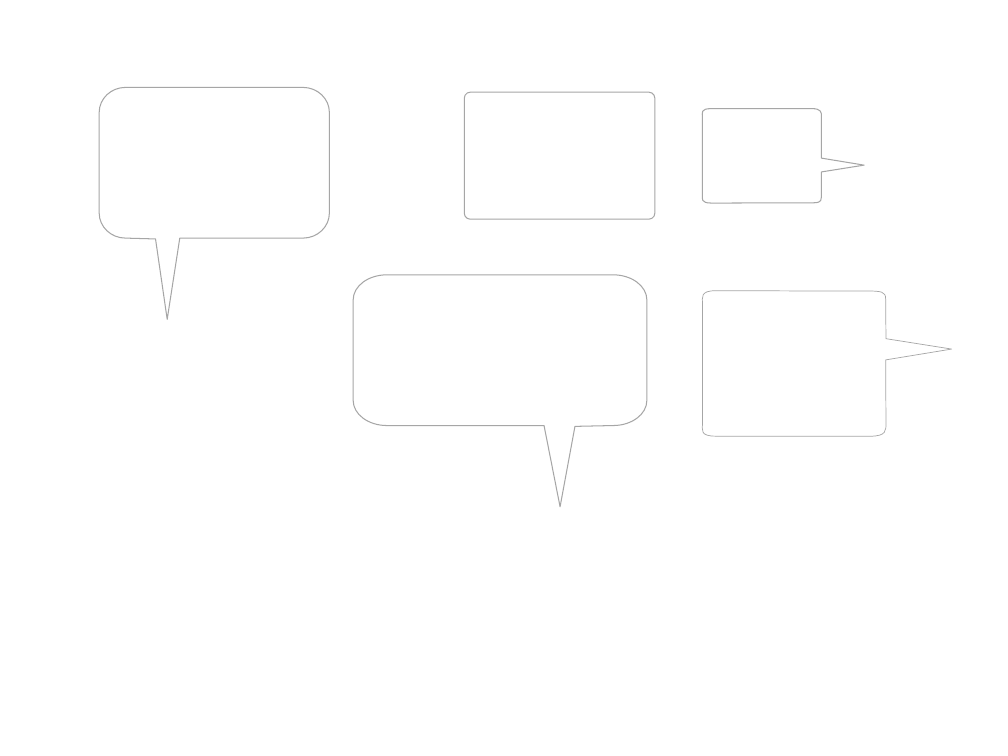
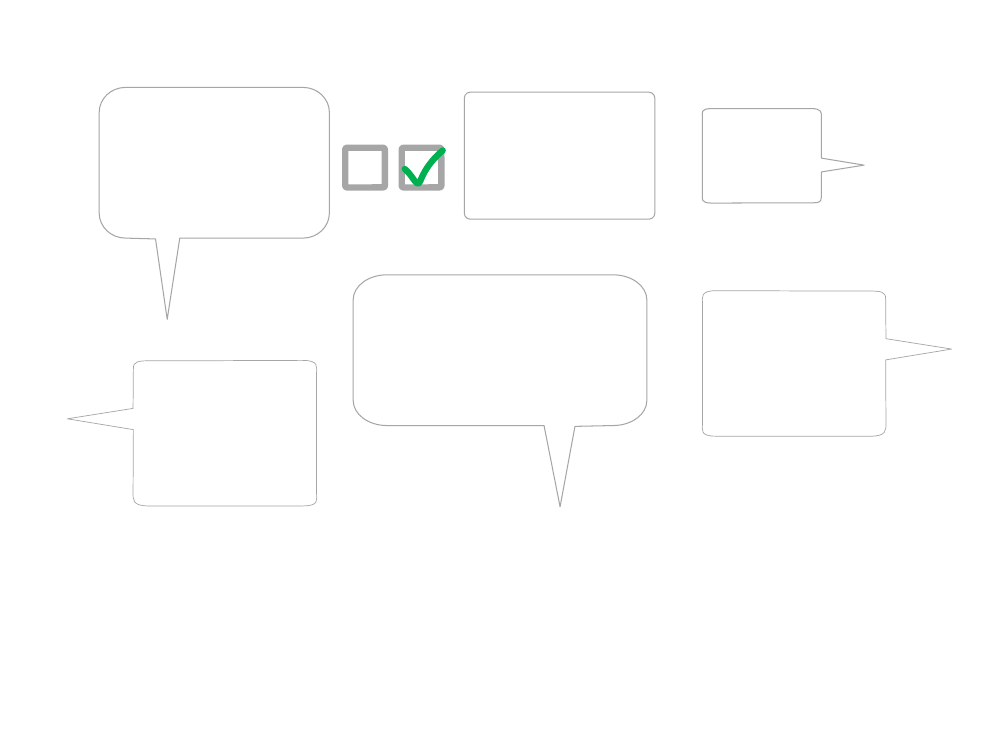
Before and after one commit to RalfNieuwenhuizen/design4health, a slide deck: slide 1 of Spacefarm/assets/www/farming/images/textbox/textboxes powerpoint.pptx. Drawn at 1008x756 pixels with LibreOffice and Linux fonts; fonts in the diff are those of the drawing. Boxes give left, top, right and bottom in pixels: in the first picture for what was removed or moved away, otherwise in the second. Text is boxed around its words. In the diff, an @@ line names an element or a change of style, - is before the commit and + after.

```diff
--- a/Spacefarm/assets/www/farming/images/textbox/textboxes powerpoint.pptx
+++ b/Spacefarm/assets/www/farming/images/textbox/textboxes powerpoint.pptx
@@ rounded rectangle added at [346, 148, 385, 187], fill #FFFFFF, outline #A6A6A6 4.5 pt @@
@@ rounded rectangle added at [402, 148, 442, 187], fill #FFFFFF, outline #A6A6A6 4.5 pt @@
@@ freeform shape added at [405, 150, 444, 183], outline #00B050 4.5 pt @@
@@ freeform shape added at [67, 360, 316, 506], fill #FFFFFF, outline #A6A6A6 0.5 pt @@
```
Also in this commit, not shown: 11 other files.
